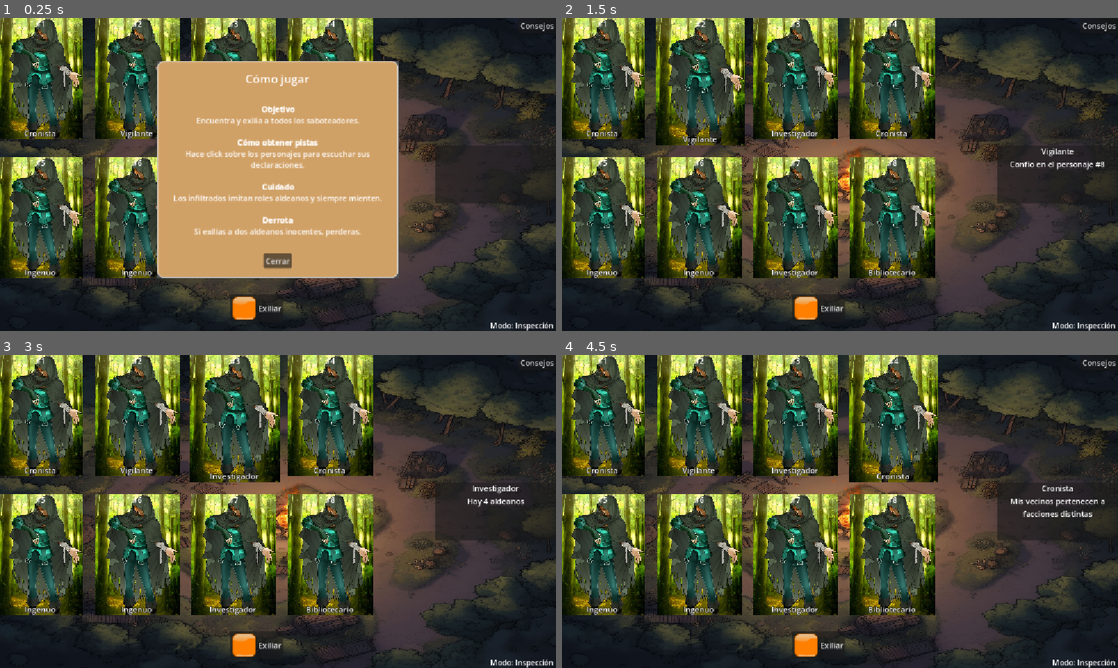
Above: before the commit, frames 1-4 (two rows, left to right).
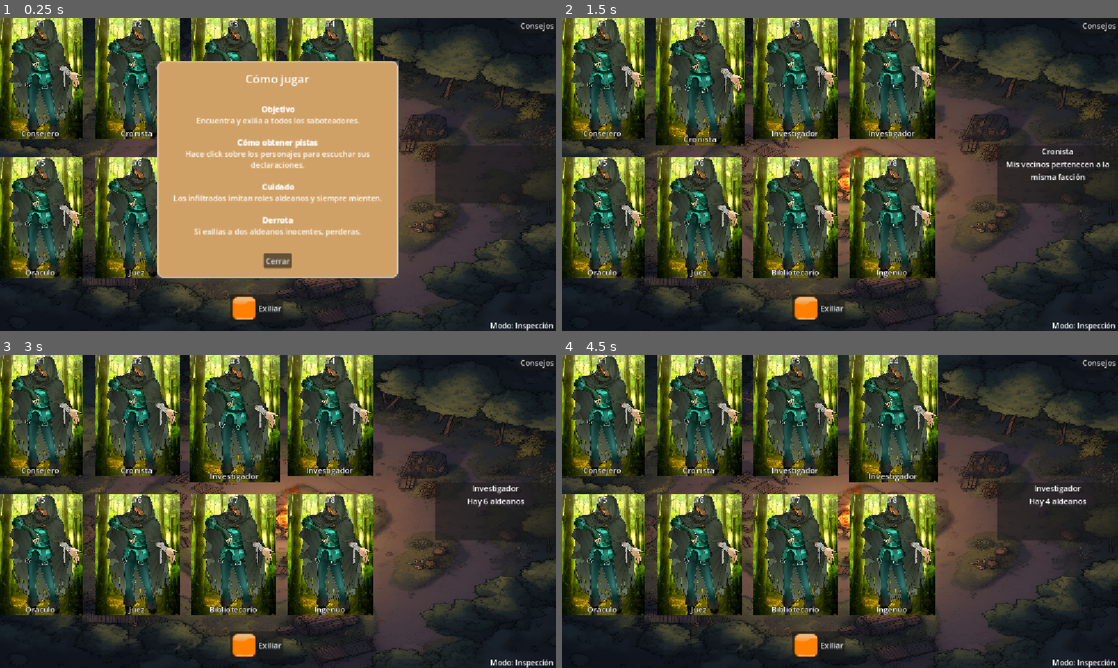
Above: after the commit, the same moments.

Repository: ZekielAsh/Witchwoods
Game: Godot game, scene res://main.tscn
Two runs of this game, one before a commit and one after it. Both use one fixed random seed, a clock stepped at 60 frames per second and the inputs below.
Inputs (mouse positions are in pixels of both pictures, inside the frame that each line leads up to):
- Up to frame 1 (0.25 s): no input
- Up to frame 2 (1.5 s): click (600, 61) at 0.5 s; click (701, 61) at 1.27 s
- Up to frame 3 (3 s): click (139, 401) at 2.02 s; click (233, 398) at 2.77 s
- Up to frame 4 (4.5 s): click (795, 401) at 3.52 s; click (890, 398) at 4.27 s

The runs differ from the first frame. In frame 1, 0.5% of the frame differs, in the area x 3-61%, y 0-84%; in frame 2, 1.3%; in frame 3, 0.9%; in frame 4, 1.4%, in the area x 3-98%, y 0-84%.

Commit message:
Nuevos roles creados, limitación de aparición de roles

Diff:
--- a/cards/character_card.tscn
+++ b/cards/character_card.tscn
@@ -35,6 +35,8 @@
 layout_mode = 0
 offset_right = 180.0
 offset_bottom = 23.0
+theme_override_colors/font_outline_color = Color(0, 0, 0, 1)
+theme_override_constants/outline_size = 3
 horizontal_alignment = 1
 
 [node name="RoleLabel" type="Label" parent="MarginContainer/VBoxContainer/CardImage" unique_id=265871828]
--- a/data/character_data.gd
+++ b/data/character_data.gd
@@ -10,8 +10,10 @@
 	CHRONICLER,
 	INVESTIGATOR,
 	ORACLE,
-	WATCHMAN,
-	INFILTRATOR
+	JUDGE,
+	MIME,
+	INFILTRATOR,
+	ACTOR
 }
 
 @export var real_role : Role
@@ -25,14 +27,16 @@
 
 func get_role_name() -> String:
 	match visible_role:
-		Role.NAIVE: return "Ingenuo"
-		Role.COUNSELOR: return "Consejero"
-		Role.LIBRARIAN: return "Bibliotecario"
-		Role.CHRONICLER: return "Cronista"
-		Role.INVESTIGATOR: return "Investigador"
-		Role.ORACLE: return "Oráculo"
-		Role.WATCHMAN: return "Vigilante"
-		Role.INFILTRATOR: return "Infiltrado"
+		Role.NAIVE: 		return "Ingenuo"
+		Role.COUNSELOR: 	return "Consejero"
+		Role.LIBRARIAN: 	return "Bibliotecario"
+		Role.CHRONICLER: 	return "Cronista"
+		Role.INVESTIGATOR: 	return "Investigador"
+		Role.ORACLE: 		return "Oráculo"
+		Role.JUDGE: 		return "Juez"
+		Role.MIME: 			return "Mimo"
+		Role.INFILTRATOR: 	return "Infiltrado"
+		Role.ACTOR: 		return "Actor"
 	return "Desconocido"
 
 
@@ -44,6 +48,8 @@
 		Role.CHRONICLER: 	return "Cronista"
 		Role.INVESTIGATOR: 	return "Investigador"
 		Role.ORACLE: 		return "Oráculo"
-		Role.WATCHMAN: 		return "Vigilante"
+		Role.JUDGE: 		return "Juez"
+		Role.MIME: 			return "Mimo"
 		Role.INFILTRATOR: 	return "Infiltrado"
+		Role.ACTOR: 		return "Actor"
 	return "Desconocido"
--- a/match/information_generator.gd
+++ b/match/information_generator.gd
@@ -11,7 +11,7 @@
 			CharacterData.Role.CHRONICLER: generate_chronicler(character, match)
 			CharacterData.Role.INVESTIGATOR: generate_investigator(character, match)
 			CharacterData.Role.ORACLE: generate_oracle(character, match)
-			CharacterData.Role.WATCHMAN: generate_watchman(character, match)
+			CharacterData.Role.JUDGE: generate_judge(character, match)
 
 
 static func generate_naive(character):
@@ -80,8 +80,8 @@
 	else:
 		character.statement = ("La cantidad de saboteadores es impar")
 
-static func generate_watchman(character, match):
-	var candidates = get_watchman_candidates(character, match)
+static func generate_judge(character, match):
+	var candidates = get_judge_candidates(character, match)
 	if candidates.is_empty():
 		character.statement = "No confío en nadie"
 		return
@@ -152,7 +152,7 @@
 	if count == 1: return "1 saboteador"
 	return "%d saboteadores" % count
 
-static func get_watchman_candidates(character, match) -> Array:
+static func get_judge_candidates(character, match) -> Array:
 	var candidates := []
 	if character.faction == CharacterData.Faction.TOWN:
 		for other in match:
--- a/match/match_generator.gd
+++ b/match/match_generator.gd
@@ -8,7 +8,8 @@
 	CharacterData.Role.CHRONICLER,
 	CharacterData.Role.INVESTIGATOR,
 	CharacterData.Role.ORACLE,
-	CharacterData.Role.WATCHMAN
+	CharacterData.Role.JUDGE,
+	CharacterData.Role.MIME
 ]
 
 func generate_match(level : int = 1) -> Array:
@@ -20,21 +21,39 @@
 func create_random_match(level : int) -> Array:
 	var characters := []
 	var total_characters := get_character_count(level)
-	var infiltrator_count := get_infiltrator_count(total_characters)
-	var town_count := total_characters - infiltrator_count
+	var saboteur_count := get_saboteur_count(total_characters)
+	var town_count := total_characters - saboteur_count
 
 	var available_roles = TOWN_ROLES.duplicate()
-	if total_characters < 6: available_roles.erase(CharacterData.Role.WATCHMAN)
+	if total_characters < 6: available_roles.erase(CharacterData.Role.JUDGE)
 
+	available_roles.shuffle()
 	for i in range(town_count):
-		var role = available_roles.pick_random()
-		characters.append(make_character(role, role,CharacterData.Faction.TOWN))
-	for i in range(infiltrator_count):
-		var fake_role = available_roles.pick_random()
+		var role = available_roles.pop_front()
+		characters.append(
+			make_character(role, role, CharacterData.Faction.TOWN))
+
+	var present_roles := []
+	for character in characters:
+		if character.faction == CharacterData.Faction.TOWN:
+			present_roles.append(character.visible_role)
+	var absent_roles := []
+	for role in available_roles:
+		if !present_roles.has(role): absent_roles.append(role)
+
+	present_roles.erase(CharacterData.Role.MIME)
+	absent_roles.erase(CharacterData.Role.MIME)
+	characters.append(make_character(
+			CharacterData.Role.INFILTRATOR,
+			absent_roles.pick_random(),
+			CharacterData.Faction.SABOTEUR))
+	if saboteur_count >= 2:
 		characters.append(make_character(
-			CharacterData.Role.INFILTRATOR,
-			fake_role,
+			CharacterData.Role.ACTOR,
+			present_roles.pick_random(),
 			CharacterData.Faction.SABOTEUR))
+
+	configure_mime(characters)
 	characters.shuffle()
 	for i in range(characters.size()): characters[i].character_id = i + 1
 	assign_positions(characters)
@@ -64,7 +83,7 @@
 	return options.pick_random()
 
 
-func get_infiltrator_count(character_count : int) -> int:
+func get_saboteur_count(character_count : int) -> int:
 	if character_count >= 6: return 2
 	return 1
 
@@ -75,3 +94,21 @@
 	character.visible_role = visible_role
 	character.faction = faction
 	return character
+
+func configure_mime(characters : Array) -> void:
+	var mime = null
+	for character in characters:
+		if character.real_role == CharacterData.Role.MIME:
+			mime = character
+			break
+	if mime == null: return
+
+	var candidates := []
+	for character in characters:
+		if character == mime: continue
+		if character.faction != CharacterData.Faction.TOWN: continue
+		candidates.append(character)
+	if candidates.is_empty(): return
+
+	var target = candidates.pick_random()
+	mime.visible_role = target.visible_role
